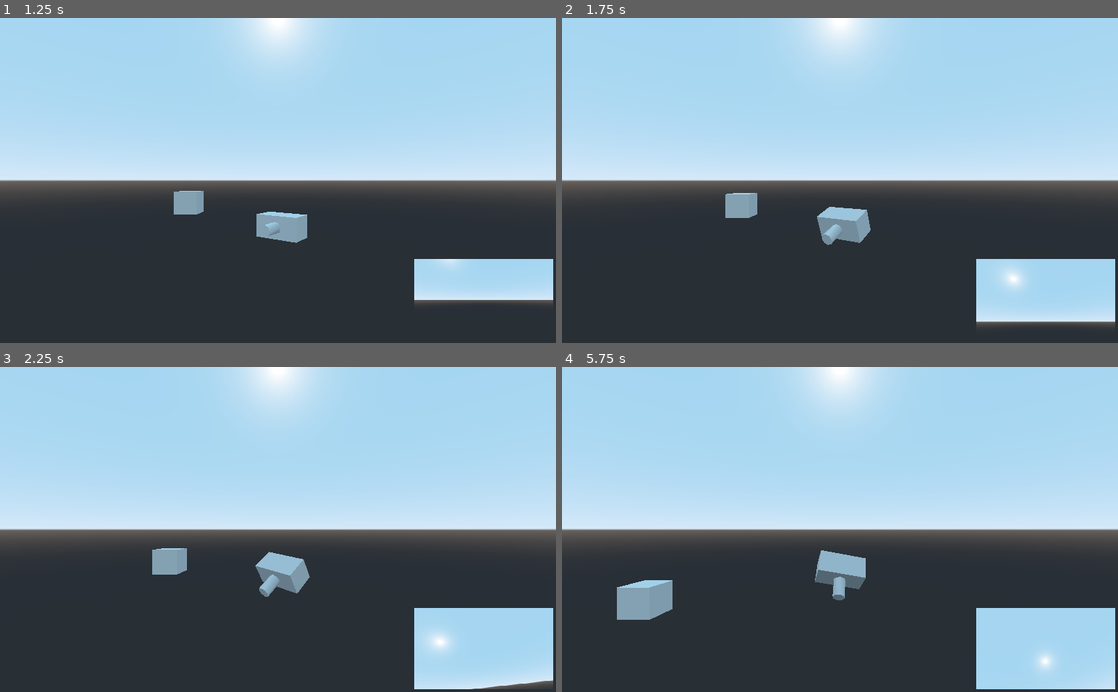
Above: before the commit, frames 1-4 (two rows, left to right).
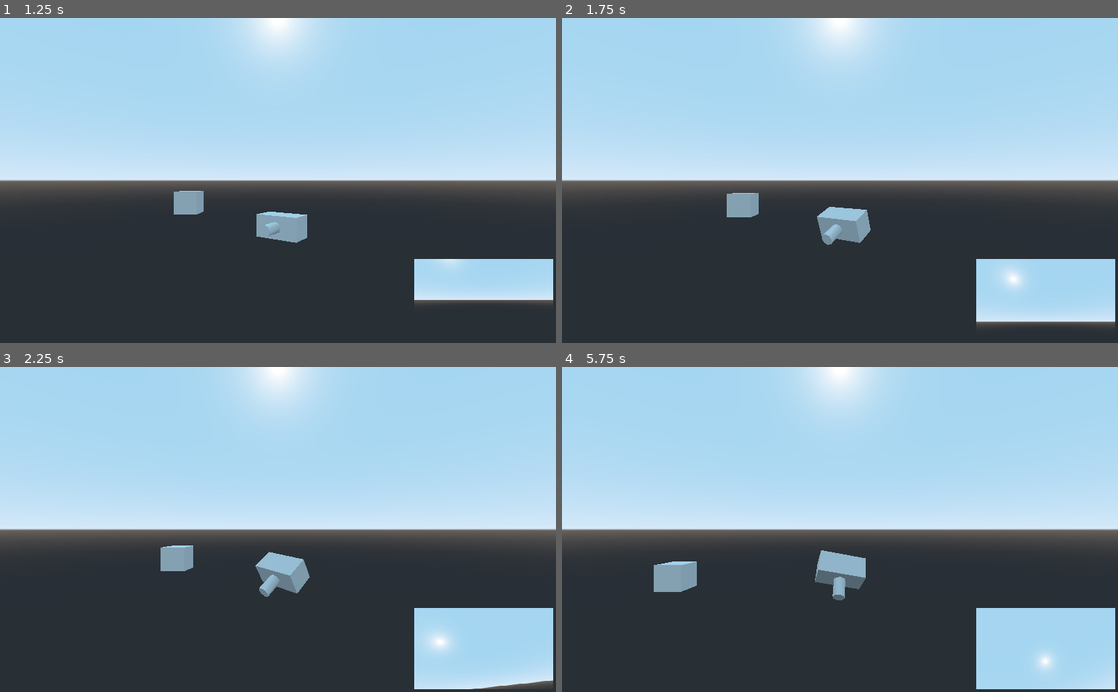
Above: after the commit, the same moments.

Repository: the-alex-g/Biplanes
Game: Godot game, scene res://Plane/PlaneHandler.tscn
Two runs of this game, one before a commit and one after it. Both use one fixed random seed, a clock stepped at 60 frames per second and the inputs below. The project has no main scene, so this scene is started directly.
Inputs:
- Up to frame 1 (1.25 s): tap Enter at 0.5 s; hold D (right) from 0.53 s (still down)
- Up to frame 2 (1.75 s): release D (right) at 1.28 s; hold S (down) from 1.28 s (still down)
- Up to frame 3 (2.25 s): release S (down) at 2.03 s; hold D (right) from 2.03 s (still down)
- Up to frame 4 (5.75 s): release D (right) at 2.78 s; hold W (up) 2.78-3.53 s; hold A (left) 3.53-5.03 s; hold S (down) from 5.03 s (still down)

Frame 1 is identical in both runs. In frame 2, less than 0.1% of the frame differs, in the area x 29-36%, y 53-62%; in frame 3, 0.3%; in frame 4, 1.6%, in the area x 9-25%, y 59-78%.

Commit message:
Add lift, I think

Diff:
--- a/project/Plane/Biplane.gd
+++ b/project/Plane/Biplane.gd
@@ -3,6 +3,8 @@
 # turning speed in revolutions per second
 export var turn_speed := 0.8
 export var flight_speed := 2.0
+export var lift_factor := 1.0
+export var gravity := 2.0
 
 
 func _physics_process(delta:float)->void:
@@ -10,6 +12,8 @@
 	rotate_object_local(Vector3.RIGHT, Input.get_axis("up", "down") * turn_speed * delta)
 	rotate_object_local(Vector3.FORWARD, Input.get_axis("roll_left", "roll_right") * turn_speed * delta)
 
-	var movement_vector := transform.basis.xform(Vector3.FORWARD)
+	# I don't know why this works, but it does. https://www.reddit.com/r/godot/comments/g4d232/how_to_get_a_kinematicbody_to_move_in_its_local/
+	var movement_vector := transform.basis.xform(Vector3(0, lift_factor, -1)) * flight_speed
+	movement_vector.y -= gravity
 
-	var _collision := move_and_collide(movement_vector * flight_speed * delta)
+	var _collision := move_and_collide(movement_vector * delta)
